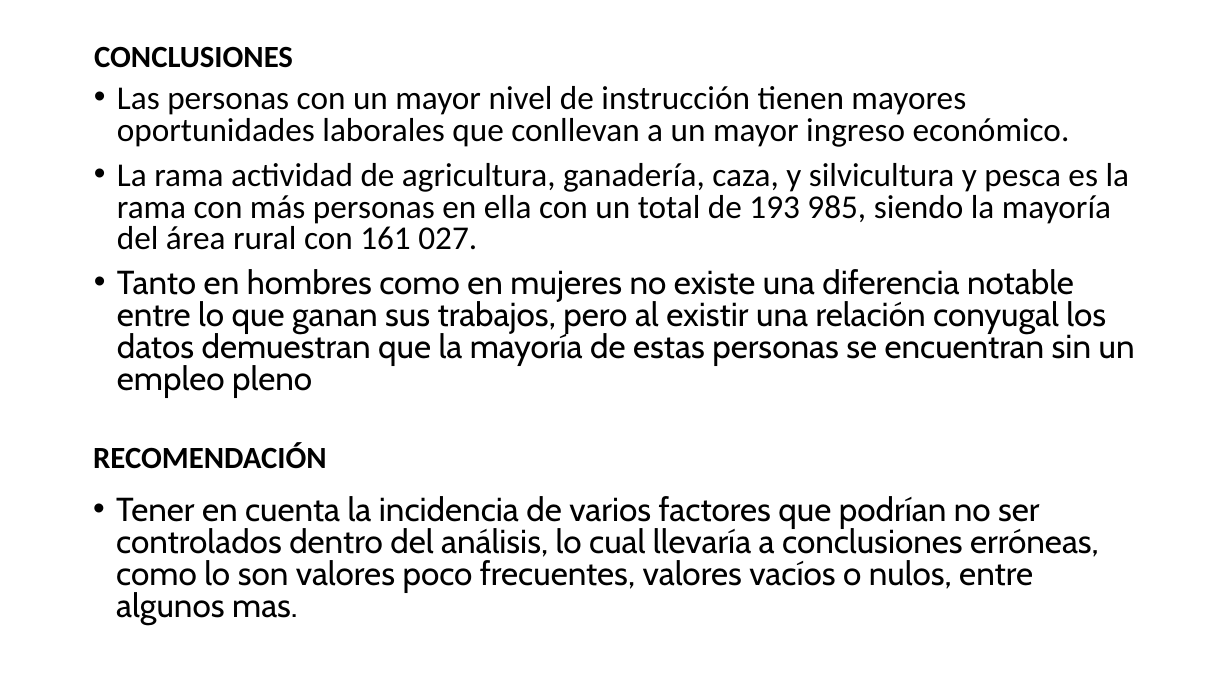
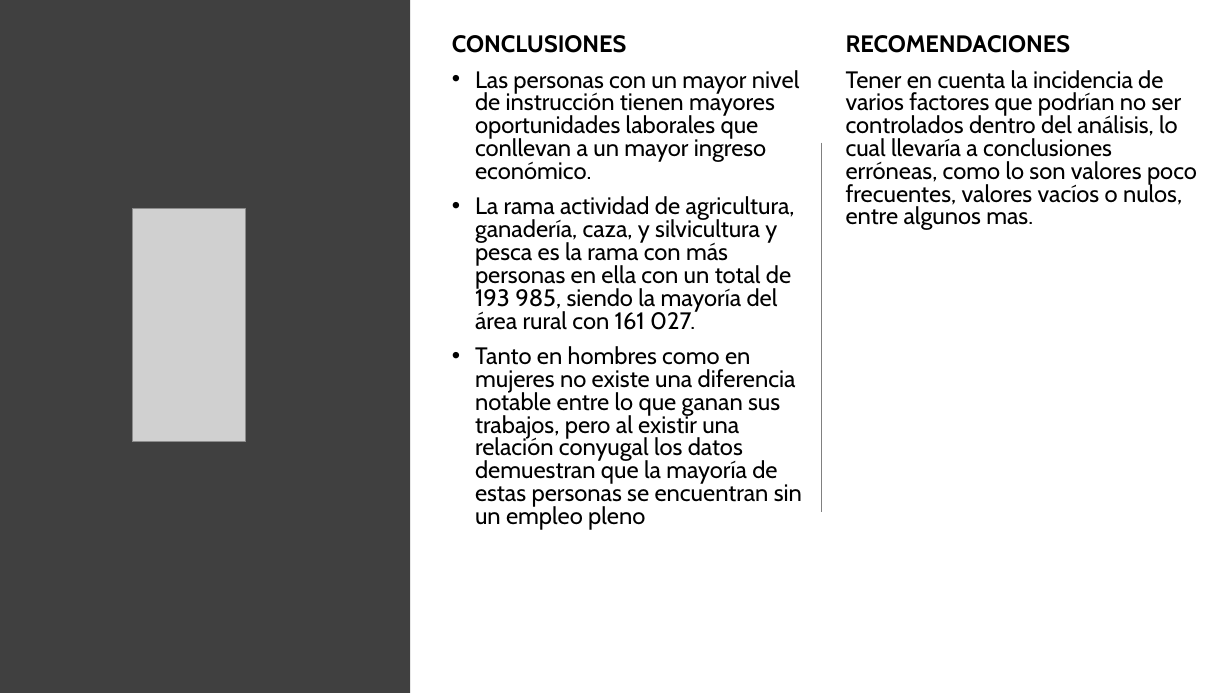
Before and after one commit to vysery98/proyectoIntegrador_IV, a slide deck: slide 23 of Presentación.pptx. Drawn at 1232x693 pixels with LibreOffice and Linux fonts; fonts in the diff are those of the drawing; grey boxes stand for pictures. Boxes give left, top, right and bottom in pixels: in the first picture for what was removed or moved away, otherwise in the second. Text is boxed around its words. In the diff, an @@ line names an element or a change of style, - is before the commit and + after.

```diff
--- a/Presentación.pptx
+++ b/Presentación.pptx
@@ rectangle added at [0, 0, 410, 693], fill #404040 @@
@@ text removed at [94, 46, 293, 68] @@
-CONCLUSIONES
@@ text "CONCLUSIONES": place and size @@
-text "CONCLUSIONES" at [117, 86, 1135, 398]
+text "CONCLUSIONES" at [452, 35, 802, 530]
@@ text at [452, 35, 627, 53]: paragraph added @@
+CONCLUSIONES
@@ text "RECOMENDACIONES": place and size @@
-text "RECOMENDACIONES" at [116, 496, 1099, 625]
+text "RECOMENDACIONES" at [846, 35, 1197, 230]
@@ text at [846, 35, 1071, 53]: paragraph added @@
+RECOMENDACIONES
@@ text at [475, 70, 802, 530]: size 25.9 to 18.5 pt; font Calibri to Cabin in "Las personas con un mayor nivel de ...", "La rama actividad de agricultura, ganadería, caza, ..." @@
@@ text at [846, 70, 1197, 230]: size 25.9 to 18.5 pt; bullet • to none @@
@@ line added from (822, 142) to (822, 512), #808080 1 pt @@
@@ picture added at [132, 209, 246, 442] @@
@@ text removed at [93, 442, 327, 469] @@
-RECOMENDACIÓN
```
Also in this commit, not shown: 5 other slides changed, 1 slide added, 1 slide removed.
